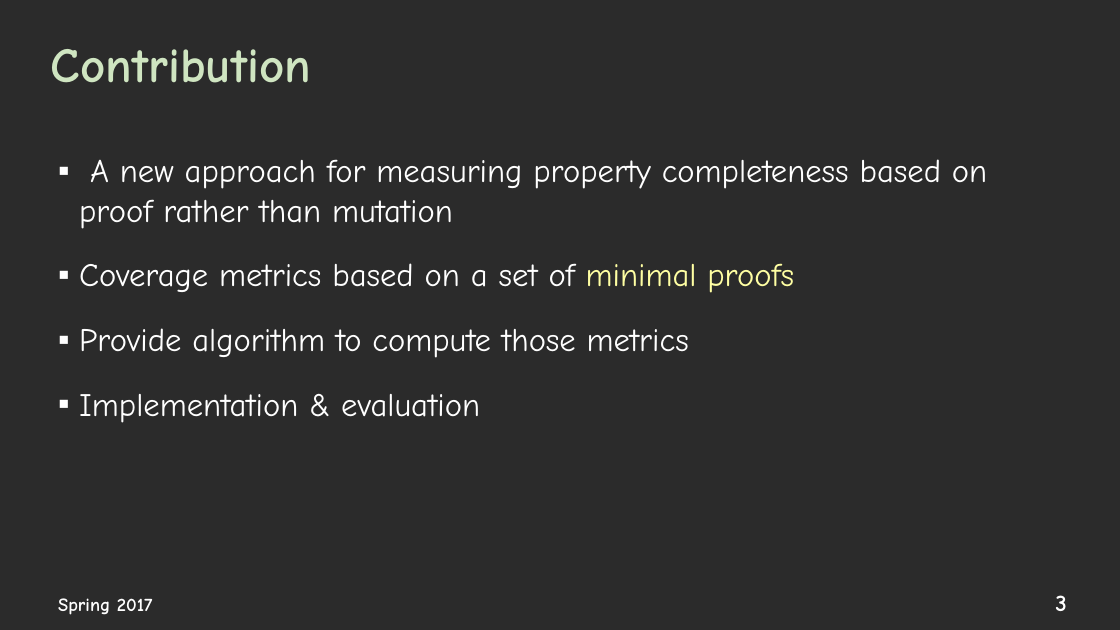
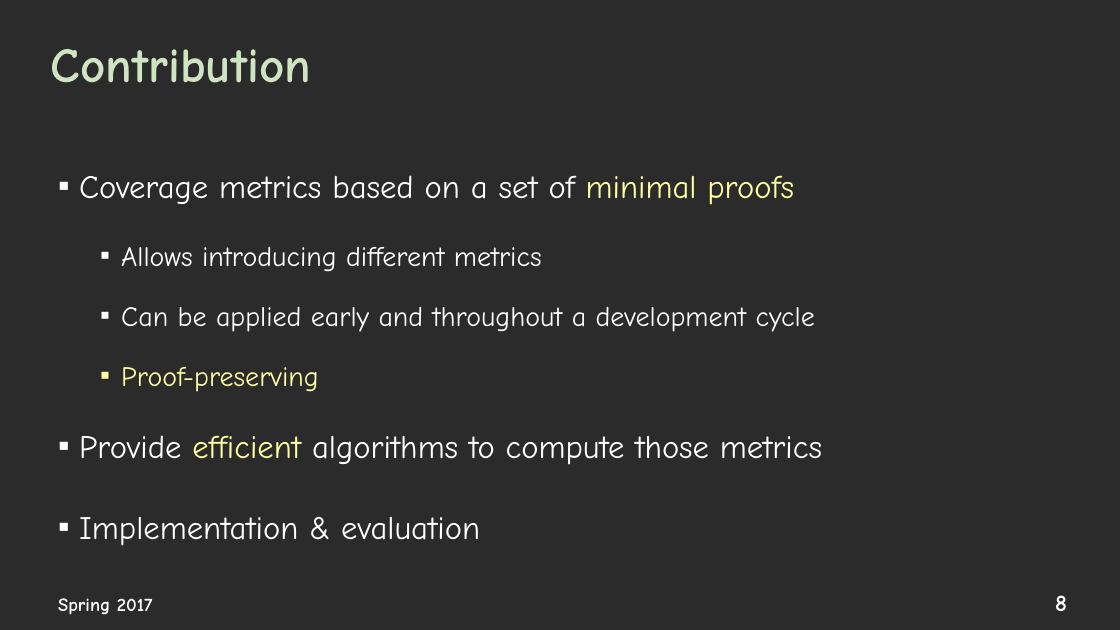
Before and after one commit to elaghs/Working, a slide deck: slide 8 of presentations/WPE_coverage.pptx (slide 3 before the commit). Drawn at 1120x630 pixels with LibreOffice and Linux fonts; fonts in the diff are those of the drawing; background and template pictures are left out; a plain dark background stands for a picture behind light text. Boxes give left, top, right and bottom in pixels: in the first picture for what was removed or moved away, otherwise in the second. Text is boxed around its words. In the diff, an @@ line names an element or a change of style, - is before the commit and + after.

```diff
--- a/presentations/WPE_coverage.pptx
+++ b/presentations/WPE_coverage.pptx
@@ text at bbox=[79, 159, 987, 229]: paragraph removed @@
-▪ A new approach for measuring property completeness based on proof rather than mutation
@@ text at bbox=[79, 175, 794, 546]: line spacing 1 to 1.4 @@
@@ text at bbox=[79, 247, 822, 465]: text changed; size 28 to 24 pt @@
-▪ Provide algorithm to compute those metrics
+  ▪ Allows introducing different metrics
+  ▪ Can be applied early and throughout a development cycle
+  ▪ Proof-preserving
+▪ Provide efficient algorithms to compute those metrics
@@ page number at bbox=[1055, 595, 1067, 611]: text changed @@
-3
+8
```
Also in this commit, not shown: 13 other slides changed, 24 slides added, 4 slides removed, 3 other files.
